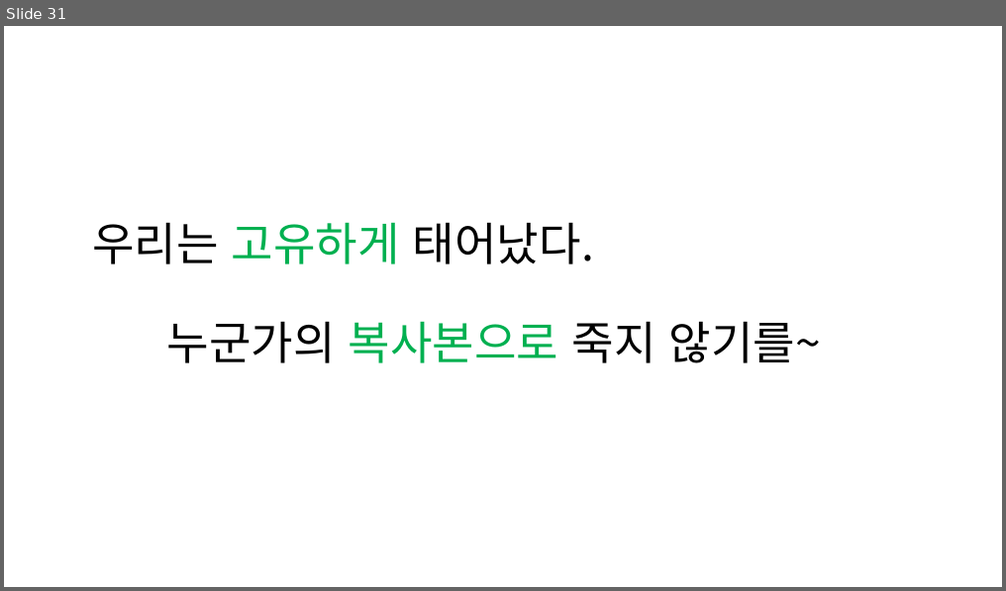
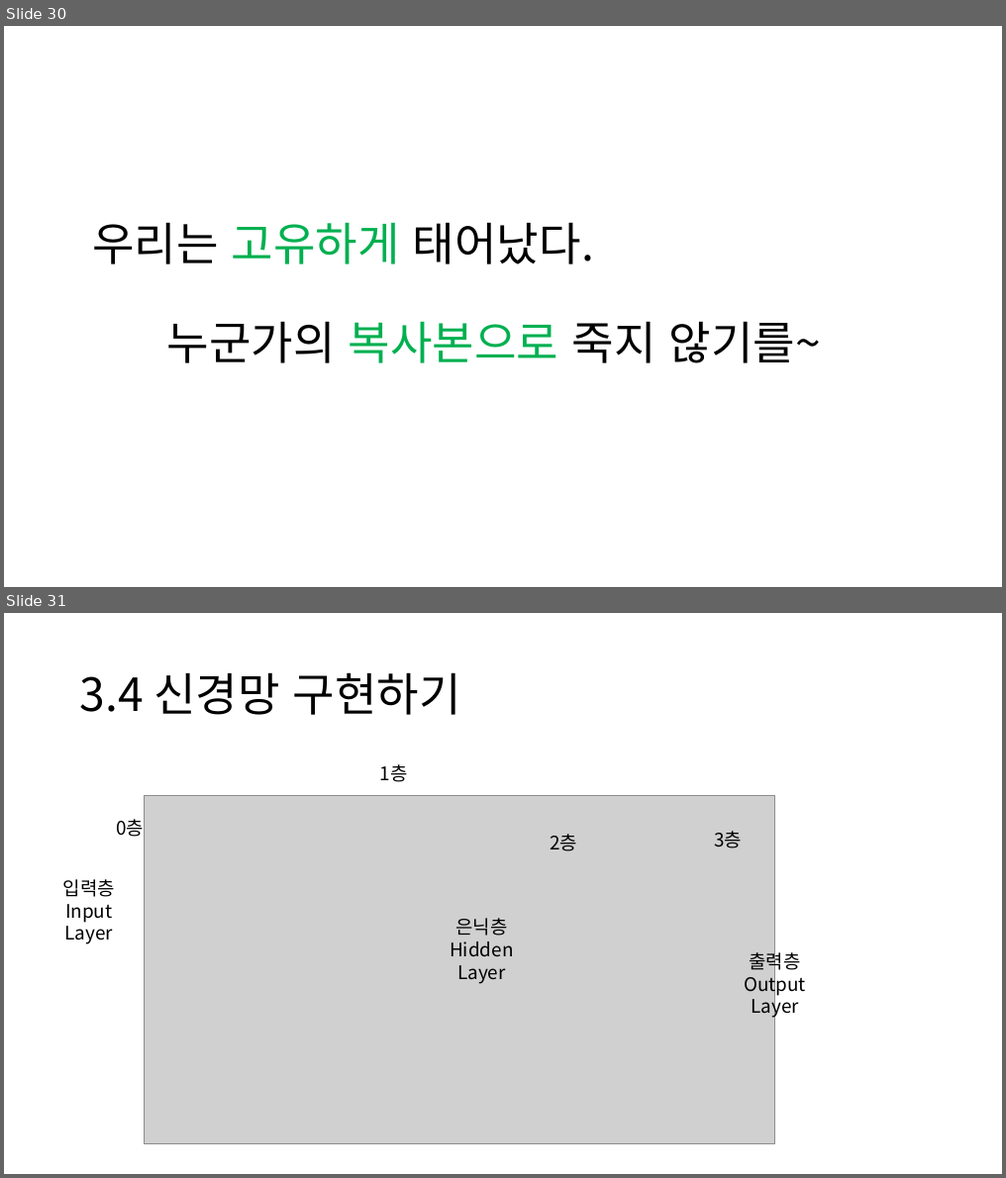
Before and after one commit to xuhu357/DeepLearningGroupStudy, a slide deck: Chapter3_신경망.pptx. Shown one above the other, each under a label of ours: slide 31 before the commit, slides 30 and 31 after it. The pictures are 1006x591 and 1006x1178 pixels, drawn with LibreOffice and Linux fonts; fonts in the diff are those of the drawing; grey boxes stand for pictures. Boxes give left, top, right and bottom in pixels: in the first picture for what was removed or moved away, otherwise in the second. Text is boxed around its words. In the diff, an @@ line names an element or a change of style, - is before the commit and + after.

```diff
--- a/Chapter3_신경망.pptx
+++ b/Chapter3_신경망.pptx
@@ slide 31 added at (x1=4, y1=613, x2=1002, y2=1174), background #FFFFFF @@
@@ title added at (x1=80, y1=672, x2=461, y2=715), 44 pt, text #000000 @@
+3.4 신경망 구현하기
@@ text added at (x1=380, y1=764, x2=408, y2=782), 18 pt, text #000000 @@
+1층
@@ text added at (x1=116, y1=819, x2=144, y2=837), 18 pt, text #000000 @@
+0층
@@ picture added at (x1=144, y1=796, x2=775, y2=1144) @@
@@ text added at (x1=549, y1=834, x2=577, y2=852), 18 pt, text #000000 @@
+2층
@@ text added at (x1=715, y1=831, x2=743, y2=849), 18 pt, text #000000 @@
+3층
@@ text added at (x1=63, y1=879, x2=115, y2=945), 18 pt, text #000000 @@
+입력층
+Input Layer
@@ text added at (x1=450, y1=918, x2=513, y2=984), 18 pt, text #000000 @@
+은닉층
+Hidden Layer
@@ text added at (x1=744, y1=950, x2=806, y2=1019), 18 pt, text #000000 @@
+출력층
+Output Layer
@@ what was slide 31 is now slide 30 @@
```
Also in this commit, not shown: 22 other slides added, 1 slide removed.
